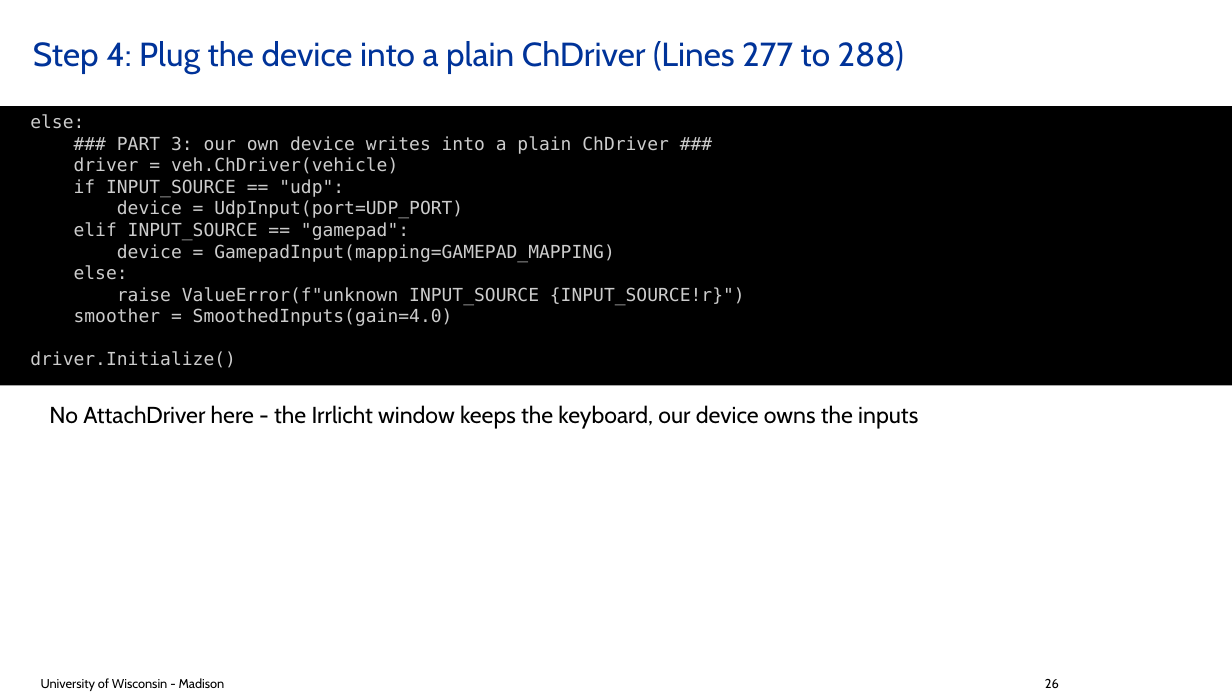
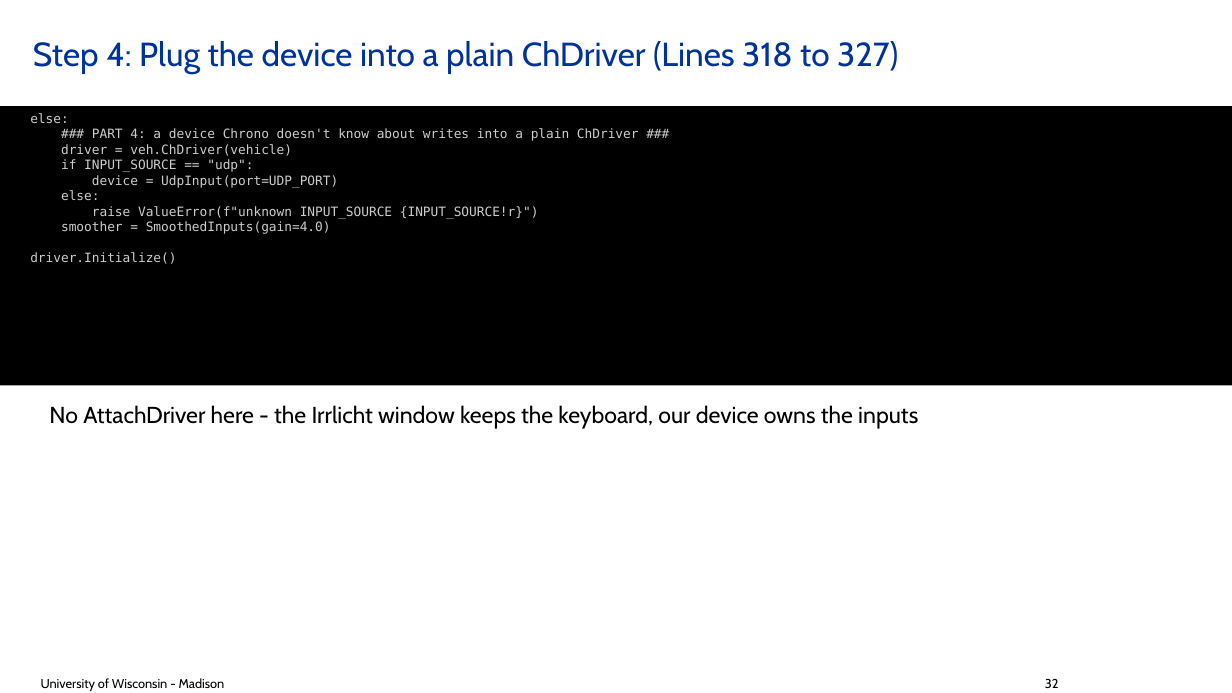
Before and after one commit to ksha23/chrono-hil-tutorial, a slide deck: slide 32 of tutorial_HIL_driver.pptx (slide 26 before the commit). Drawn at 1232x693 pixels with LibreOffice and Linux fonts; fonts in the diff are those of the drawing; background and template pictures are left out. Boxes give left, top, right and bottom in pixels: in the first picture for what was removed or moved away, otherwise in the second. Text is boxed around its words. In the diff, an @@ line names an element or a change of style, - is before the commit and + after.

```diff
--- a/tutorial_HIL_driver.pptx
+++ b/tutorial_HIL_driver.pptx
@@ title at [33,41,898,74]: text changed @@
-Step 4: Plug the device into a plain ChDriver (Lines 277 to 288)
+Step 4: Plug the device into a plain ChDriver (Lines 318 to 327)
@@ text in rectangle at [30,113,539,264]: size 14 to 10 pt in "else:", "driver = veh.ChDriver(vehicle)", "if INPUT_SOURCE == "udp":", "device = UdpInput(port=UDP_PORT)" and 4 more places @@
@@ text in rectangle at [92,128,639,141]: text changed; size 14 to 10 pt @@
-### PART 3: our own device writes into a plain ChDriver ###
+### PART 4: a device Chrono doesn't know about writes into a plain ChDriver ###
@@ text in rectangle at [74,222,615,262]: paragraphs removed @@
-elif INPUT_SOURCE == "gamepad":
-device = GamepadInput(mapping=GAMEPAD_MAPPING)
@@ text at [1045,679,1059,688]: text changed @@
-26
+32
```
Also in this commit, not shown: 23 other slides changed, 5 slides added, 1 slide removed, 3 other files.
